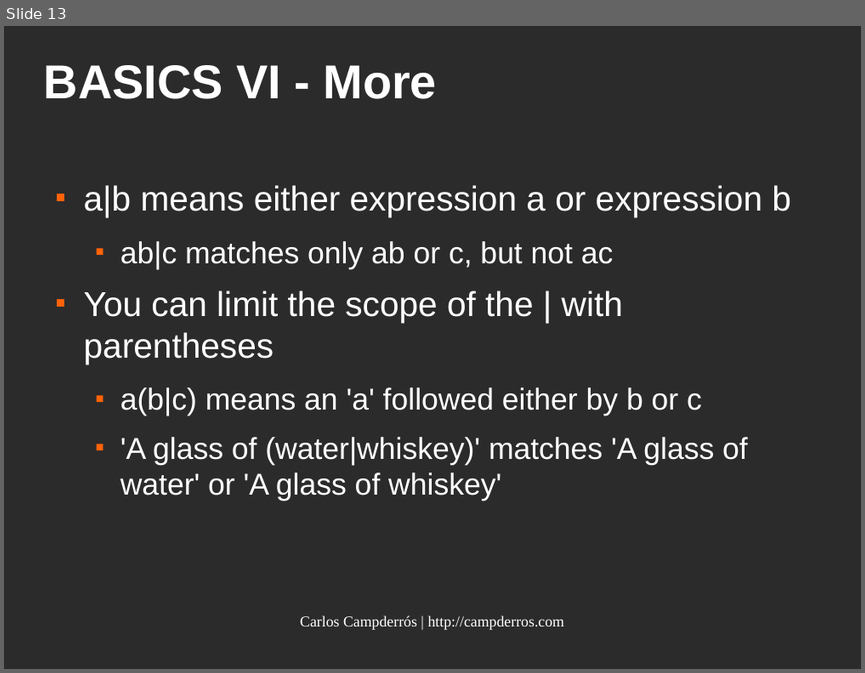
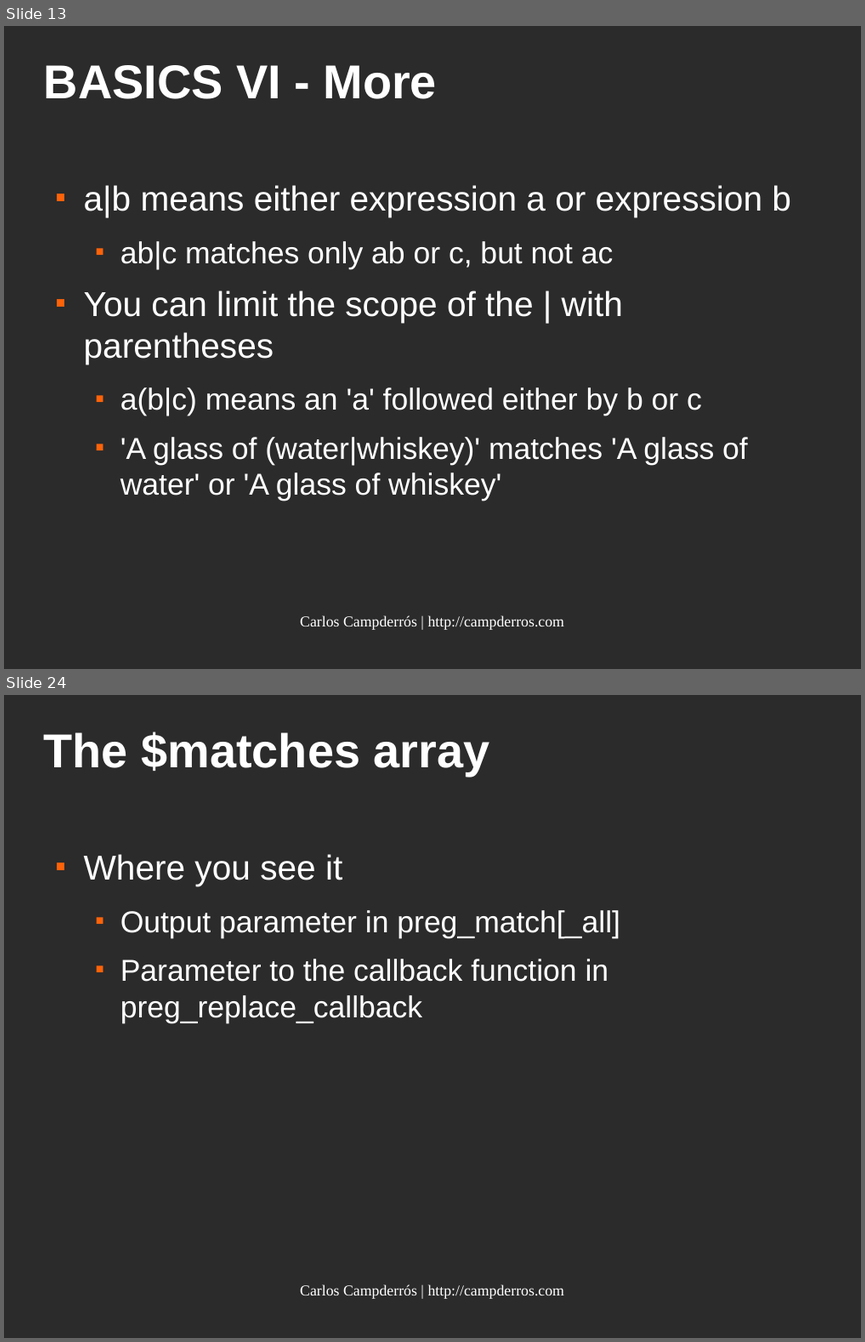
Before and after one commit to kampde/phpRegexTest, a slide deck: regular_expressions.odp. Shown one above the other, each under a label of ours: slide 13 before the commit, slides 13 and 24 after it; the slides between them are not shown. The pictures are 865x673 and 865x1342 pixels, drawn with LibreOffice and Linux fonts; fonts in the diff are those of the drawing; background and template pictures are left out; a plain dark background stands for a picture behind light text. Boxes give left, top, right and bottom in pixels: in the first picture for what was removed or moved away, otherwise in the second. Text is boxed around its words. In the diff, an @@ line names an element or a change of style, - is before the commit and + after.

```diff
--- a/regular_expressions.odp
+++ b/regular_expressions.odp
@@ slide 24 added at [4,695,861,1338], background picture (left out) @@
@@ title added at [44,732,490,776], 44 pt, text #FFFFFF, bold @@
+The $matches array
@@ text added at [84,854,620,1023], 28 pt, text #FFFFFF @@
+■ Where you see it
+  ■ Output parameter in preg_match[_all]
+  ■ Parameter to the callback function in preg_replace_callback
@@ text added at [300,1284,565,1299], 14 pt, text #FFFFFF @@
+Carlos Campderrós | http://campderros.com
```
Also in this commit, not shown: 4 slides changed, 8 other slides added.
